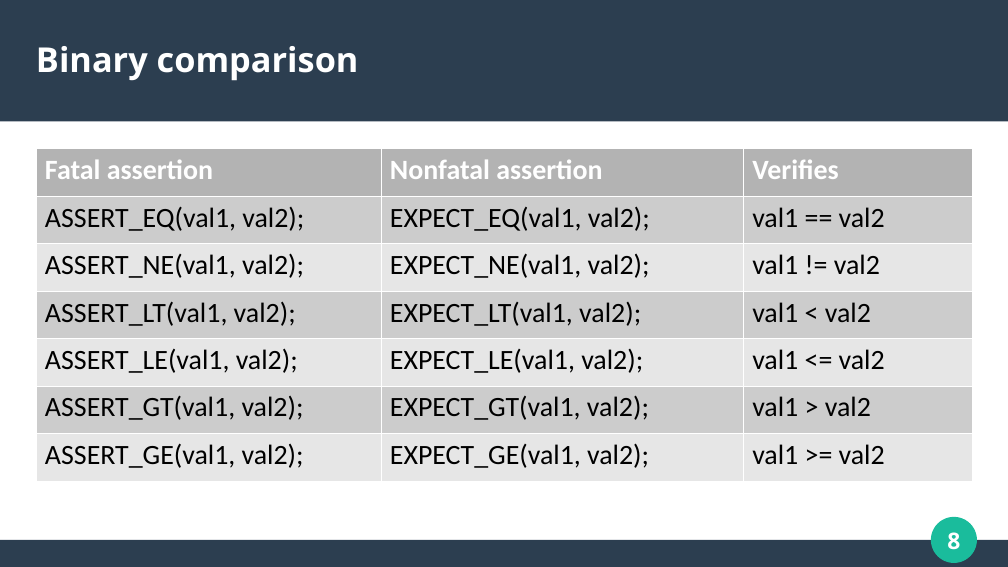
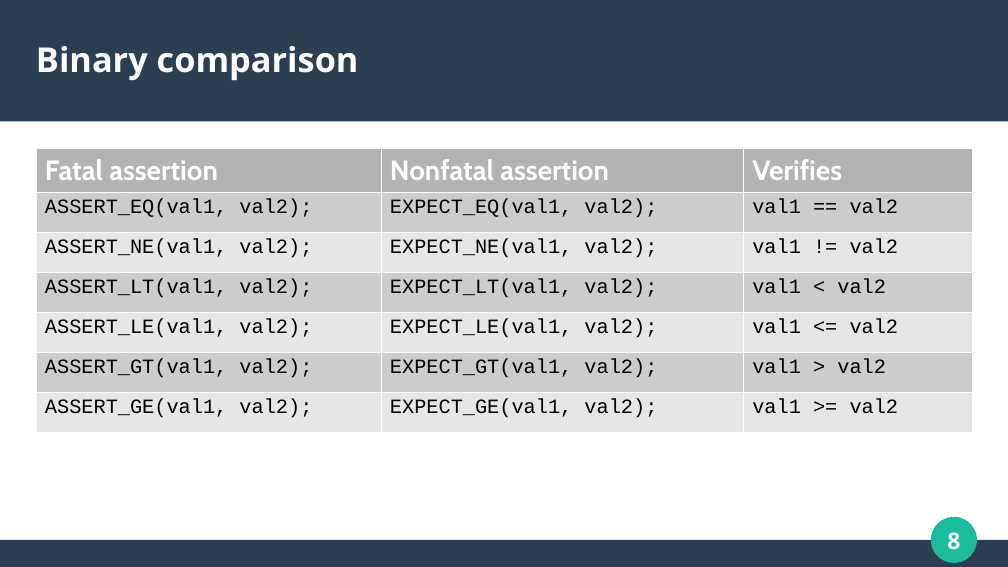
Before and after one commit to groskopf/gtest_training, a slide deck: slide 8 of presentation/presentation.odp. Drawn at 1008x567 pixels with LibreOffice and Linux fonts; fonts in the diff are those of the drawing. Boxes give left, top, right and bottom in pixels: in the first picture for what was removed or moved away, otherwise in the second. Text is boxed around its words. In the diff, an @@ line names an element or a change of style, - is before the commit and + after.

```diff
--- a/presentation/presentation.odp
+++ b/presentation/presentation.odp
@@ table at [36,148,971,429] @@
@@ font Calibri to Cabin in "Fatal assertion", "Nonfatal assertion", "Verifies" @@
@@ size 22 to 16 pt, font Calibri to Courier New in "ASSERT_EQ(val1, val2);", "EXPECT_EQ(val1, val2);", "val1 == val2", "ASSERT_NE(val1, val2);" and 14 more places @@
```
Also in this commit, not shown: 37 other slides changed, 32 slides added, 7 slides removed.
